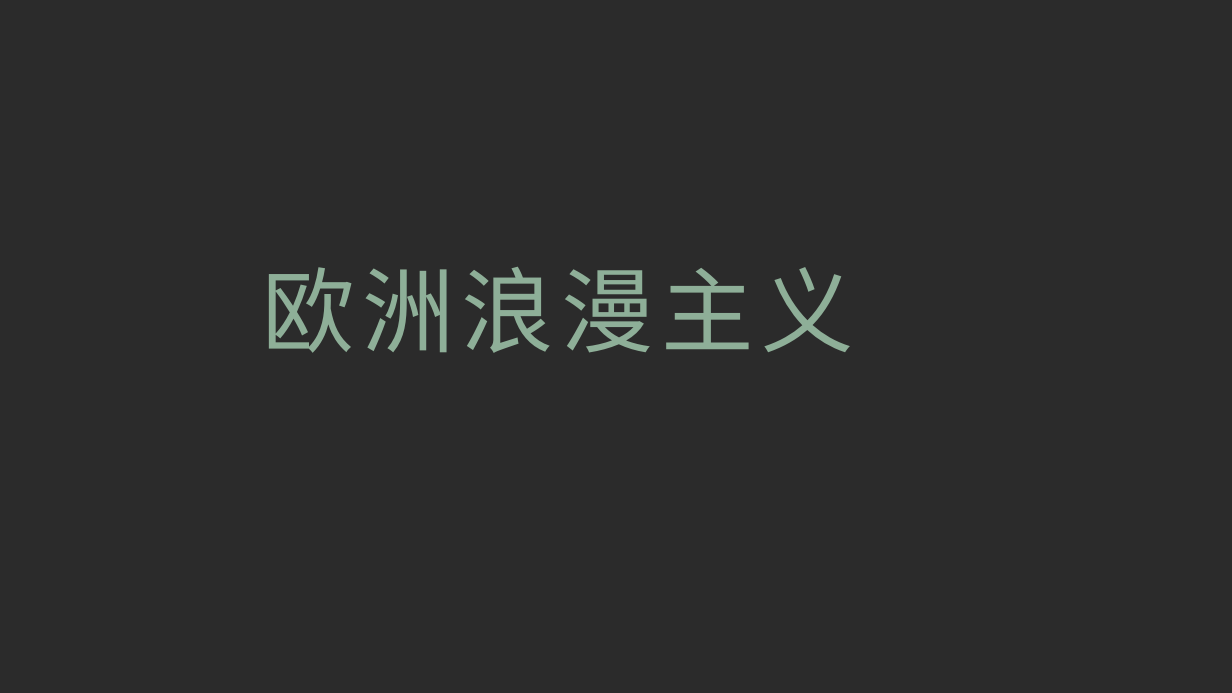
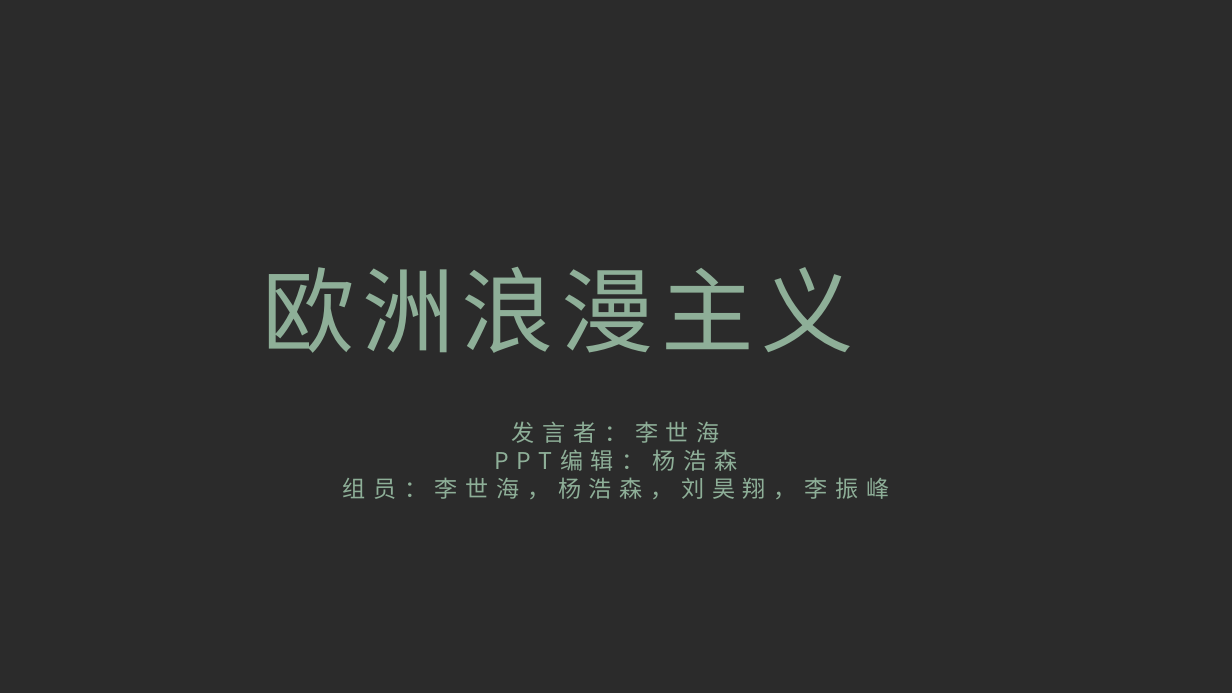
Before and after one commit to YHSome/YHSome.github.io, a slide deck: slide 2 of image/2023-5-18/PPT.pptx. Drawn at 1232x693 pixels with LibreOffice and Linux fonts; fonts in the diff are those of the drawing; background and template pictures are left out; a plain dark background stands for a picture behind light text. Boxes give left, top, right and bottom in pixels: in the first picture for what was removed or moved away, otherwise in the second. Text is boxed around its words. In the diff, an @@ line names an element or a change of style, - is before the commit and + after.

```diff
--- a/image/2023-5-18/PPT.pptx
+++ b/image/2023-5-18/PPT.pptx
@@ text added at (342, 421, 890, 499), 18 pt, text #8EAF98 @@
+发言者：李世海
+PPT编辑：杨浩森
+组员：李世海，杨浩森，刘昊翔，李振峰
```
Also in this commit, not shown: 2 other slides changed.
